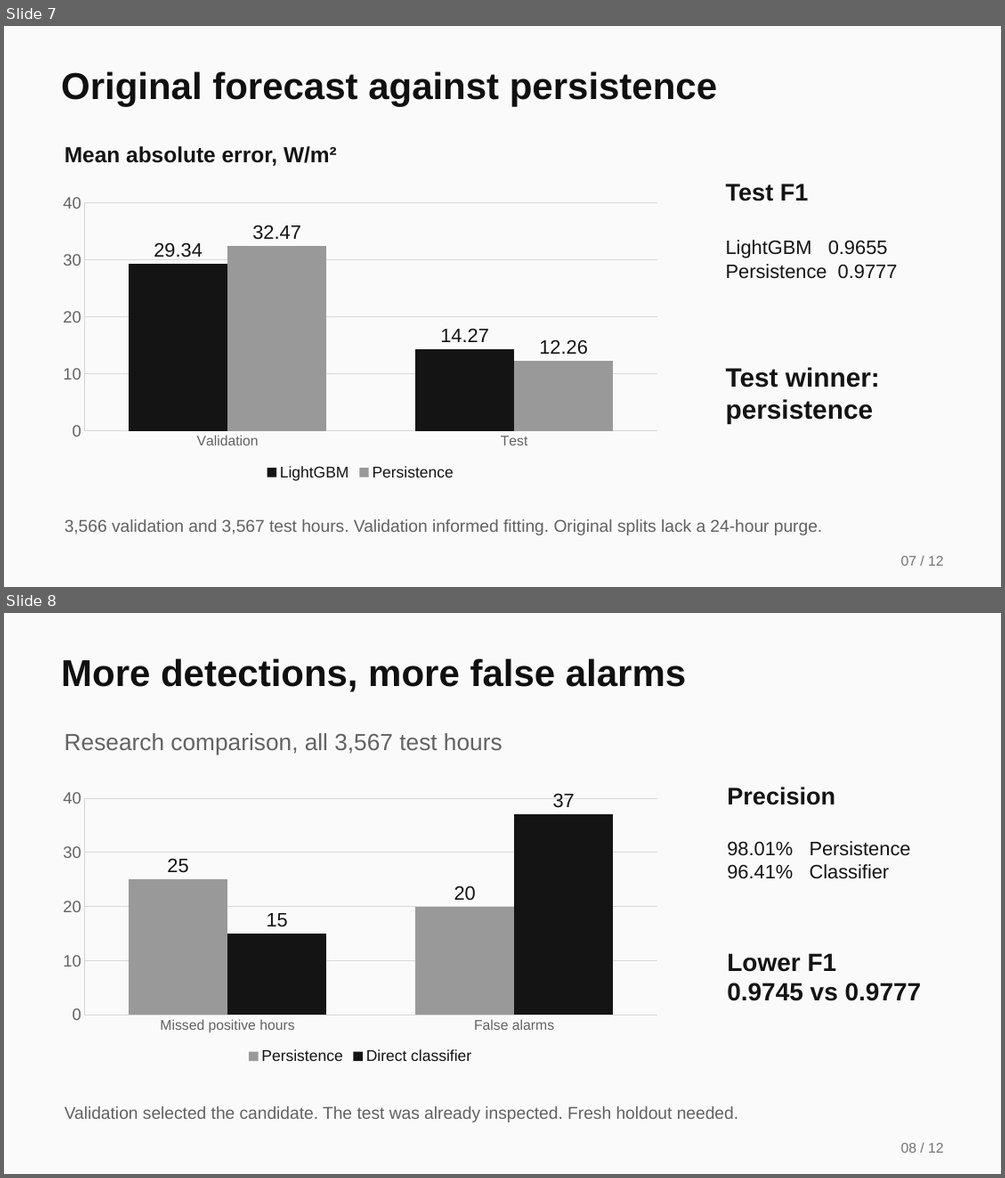
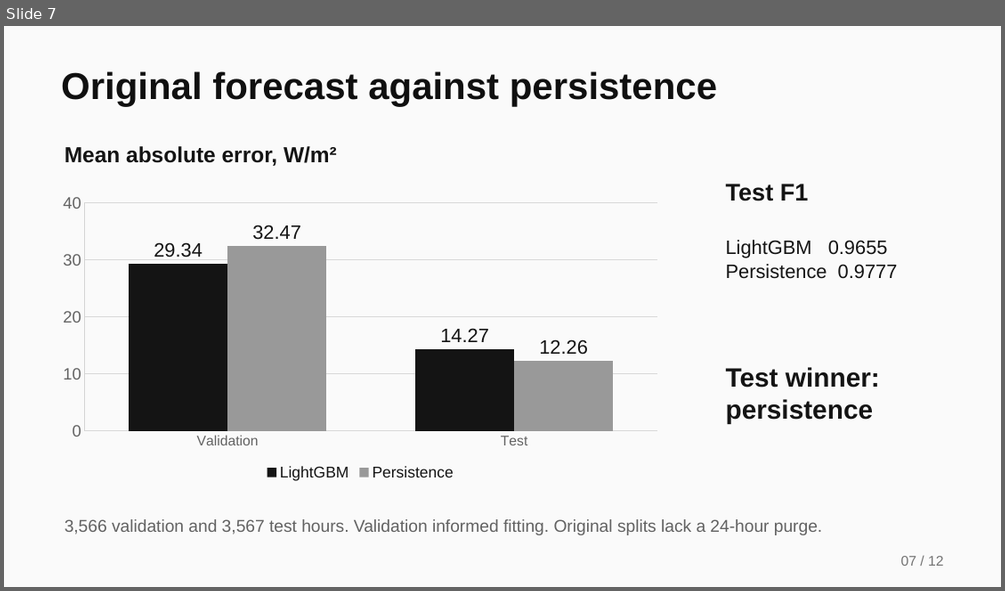
Before and after one commit to stefanosbordea/actina, a slide deck: app/delivery/Aktina-Pafos-2026.pptx. Shown one above the other, each under a label of ours: slides 7 and 8 before the commit, slide 7 after it. The pictures are 1005x1178 and 1005x591 pixels, drawn with LibreOffice and Linux fonts; fonts in the diff are those of the drawing. Boxes give left, top, right and bottom in pixels: in the first picture for what was removed or moved away, otherwise in the second. Text is boxed around its words. In the diff, an @@ line names an element or a change of style, - is before the commit and + after.

```diff
--- a/app/delivery/Aktina-Pafos-2026.pptx
+++ b/app/delivery/Aktina-Pafos-2026.pptx
@@ slide 8 removed at (4,613,1001,1174), background #FAFAFA @@
@@ text removed at (61,658,686,692) @@
-More detections, more false alarms
@@ text removed at (65,733,502,755) @@
-Research comparison, all 3,567 test hours
@@ column chart removed at (50,784,670,1068) @@
-categories: Missed positive hours, False alarms
-Persistence: 25, 20
-Direct classifier: 15, 37
@@ text removed at (727,787,835,805) @@
-Precision
@@ text removed at (727,841,911,879) @@
-98.01% Persistence
-96.41% Classifier
@@ text removed at (727,953,922,1001) @@
-Lower F1
-0.9745 vs 0.9777
@@ text removed at (65,1106,738,1122) @@
-Validation selected the candidate. The test was already inspected. Fresh holdout needed.
@@ text removed at (901,1143,943,1152) @@
-08 / 12
```
Also in this commit, not shown: 1 slide added, 50 other files.
